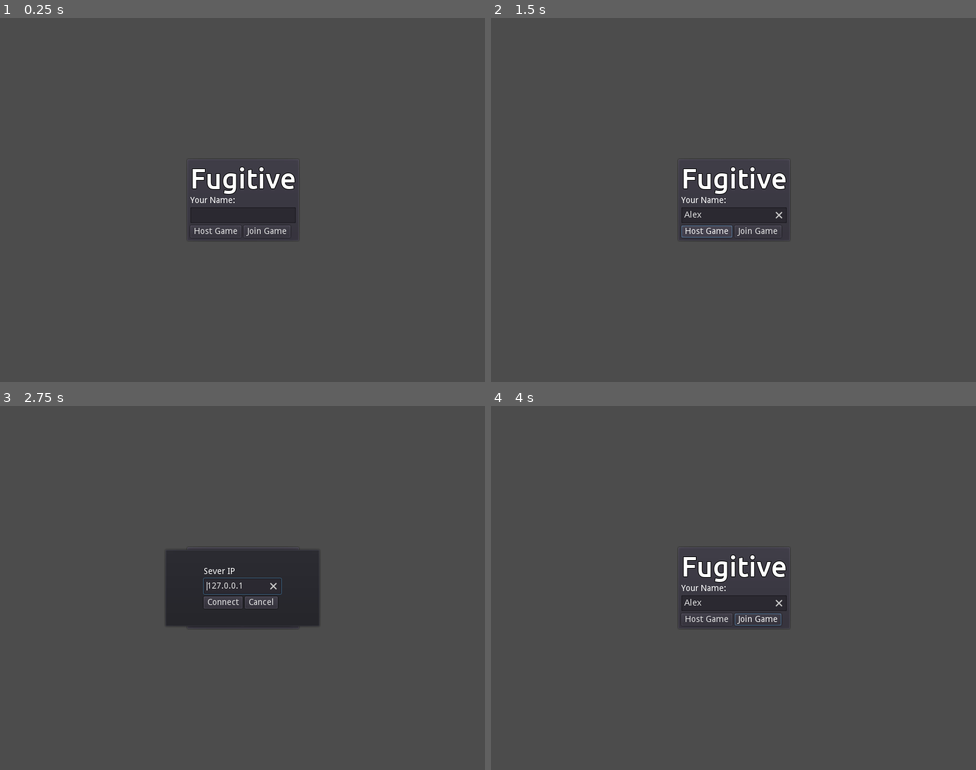
Above: before the commit, frames 1-4 (two rows, left to right).
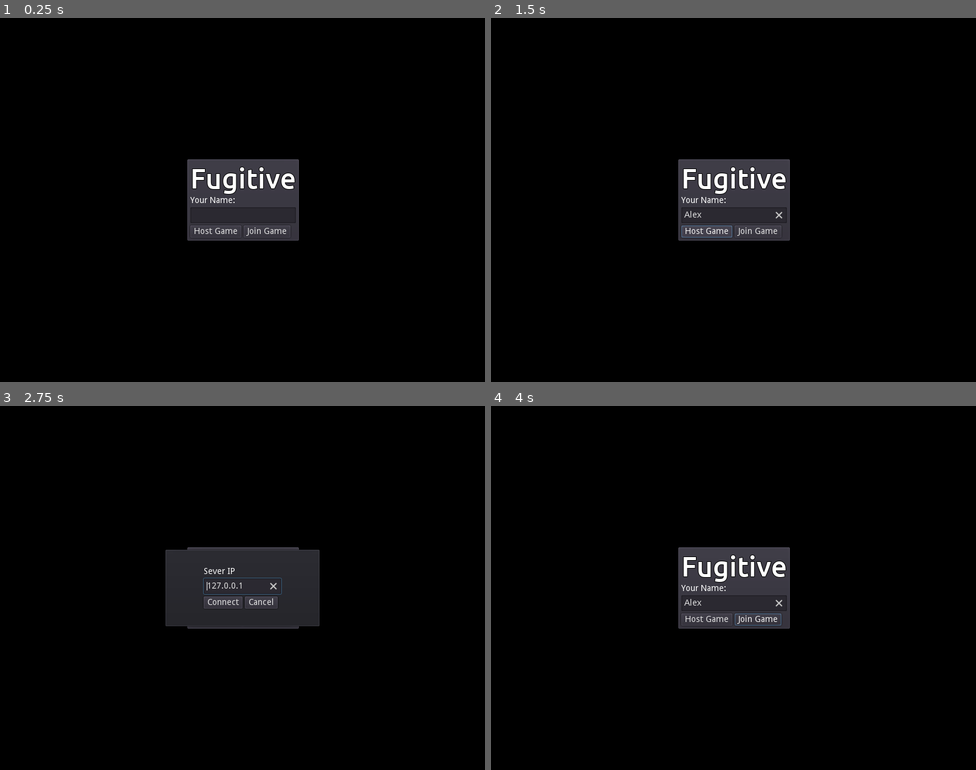
Above: after the commit, the same moments.

Repository: FugitiveTheGame/Fugitive
Game: Godot game, scene res://screens/mainmenu/MainMenu.tscn
Two runs of this game, one before a commit and one after it. Both use one fixed random seed, a clock stepped at 60 frames per second and the inputs below.
Inputs (mouse positions are in pixels of both pictures, inside the frame that each line leads up to):
- Up to frame 1 (0.25 s): no input
- Up to frame 2 (1.5 s): click (733, 214) at 0.52 s; type "Alex" at 0.6 s; click "Host Game" at 1.25 s
- Up to frame 3 (2.75 s): click "Join Game" at 2 s
- Up to frame 4 (4 s): click "Cancel" at 2.75 s; hold Right (ui_right) from 3.53 s (still down); hold Shift (sprint) from 3.53 s (still down)

The runs differ from the first frame. In frame 1, 95% of the frame differs, in the area x 0-100%, y 0-100%; in frame 2, 95%; in frame 3, 93%; in frame 4, 95%.

Commit message:
Made it feel more like night

Diff:
--- a/maps/map_00/Map_00.tscn
+++ b/maps/map_00/Map_00.tscn
@@ -16,8 +16,7 @@
 tile_data = PoolIntArray( -4456446, -1073741810, 0, -4456444, 18, 0, -4456442, 11, 0, -4456438, 11, 0, -4456434, 7, 0,  …(5821 unchanged characters)…
 
 [node name="ambient" type="CanvasModulate" parent="."]
-visible = false
-color = Color( 0.27451, 0.27451, 0.27451, 1 )
+color = Color( 0.313726, 0.313726, 0.352941, 1 )
 
 [node name="players" type="Node" parent="."]
 
--- a/project.godot
+++ b/project.godot
@@ -85,3 +85,7 @@
 [rasterizer]
 
 shadow_filter=2
+
+[rendering]
+
+environment/default_clear_color=Color( 0, 0, 0, 1 )
Binary file removed: maps/map_00/bg.png
Not shown, removed: maps/map_00/bg.png.import
